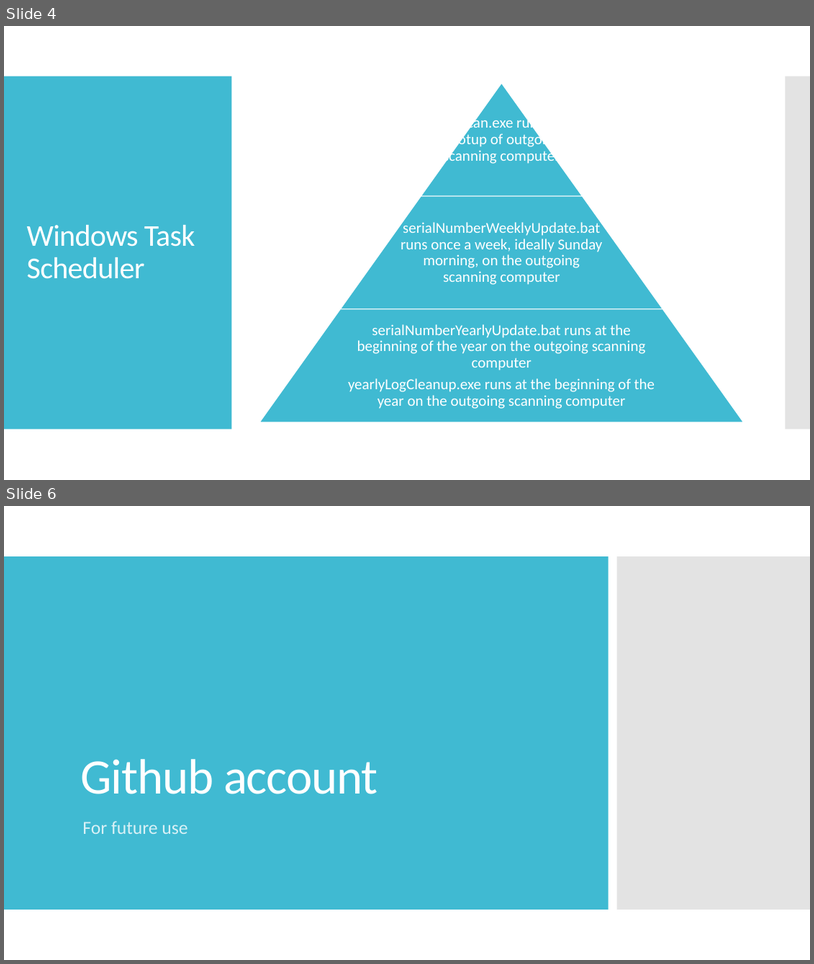
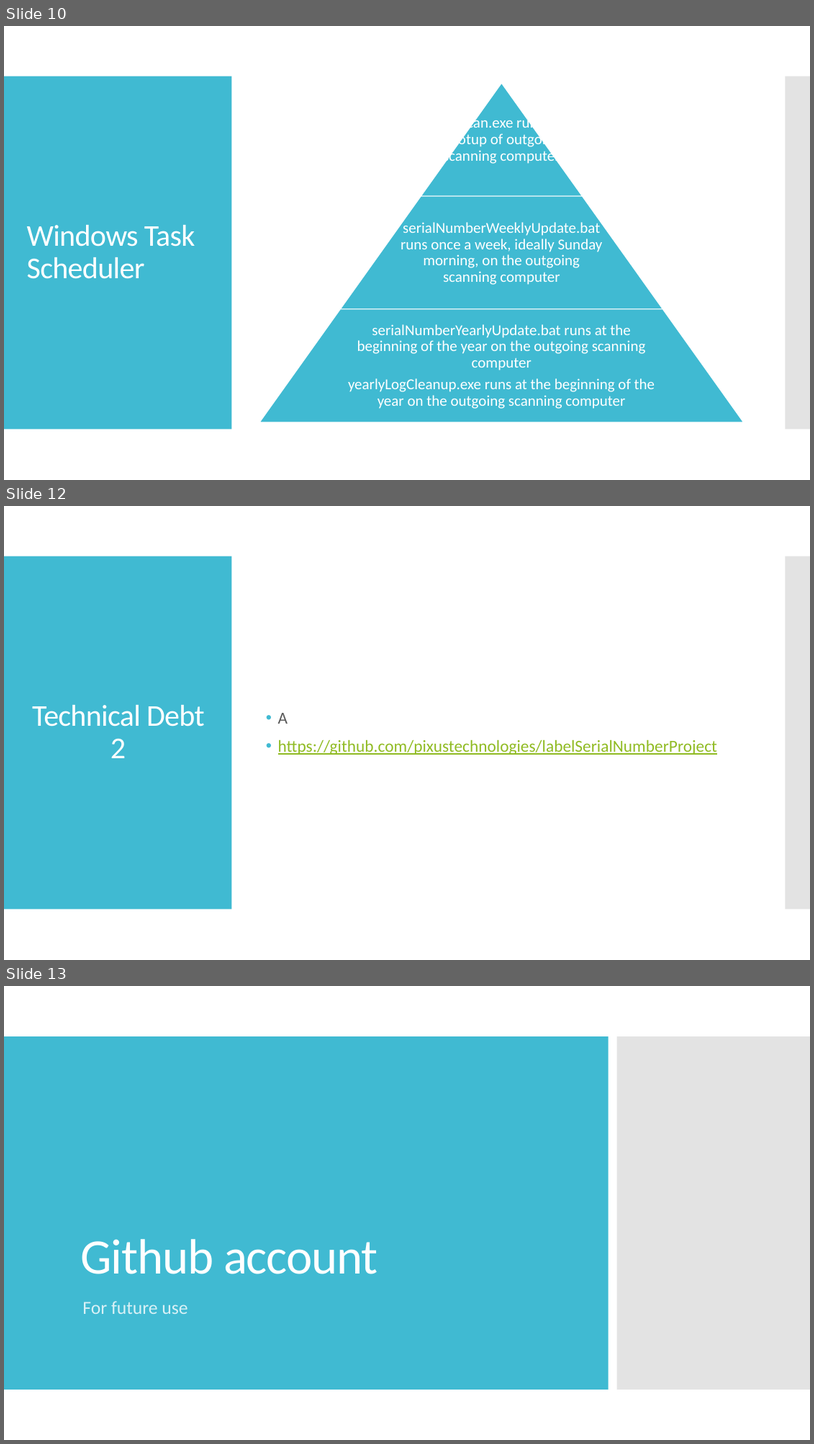
Before and after one commit to pixustechnologies/labelSerialNumberProject, a slide deck: LabelSerialNumberChangeProposal.pptx. Shown one above the other, each under a label of ours: slides 4 and 6 before the commit, slides 10, 12 and 13 after it; the slides between them are not shown. The pictures are 814x964 and 814x1444 pixels, drawn with LibreOffice and Linux fonts; fonts in the diff are those of the drawing. Boxes give left, top, right and bottom in pixels: in the first picture for what was removed or moved away, otherwise in the second. Text is boxed around its words. In the diff, an @@ line names an element or a change of style, - is before the commit and + after.

```diff
--- a/LabelSerialNumberChangeProposal.pptx
+++ b/LabelSerialNumberChangeProposal.pptx
@@ slide 12 added at bbox=[4, 506, 810, 960], background #FFFFFF; not listed: 2 template elements that a slide beside it also shows @@
@@ title added at bbox=[32, 705, 205, 758], 36 pt, text #FFFFFF @@
+Technical Debt 2
@@ text added at bbox=[278, 713, 718, 754], 20 pt, text #90BB23, underline @@
+• A
+• https://github.com/pixustechnologies/labelSerialNumberProject
@@ what was slide 4 is now slide 10 @@
@@ what was slide 6 is now slide 13 @@
```
Also in this commit, not shown: 4 slides changed, 6 other slides added, 5 other files.
